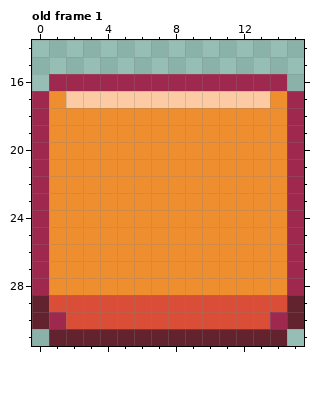
Two states of a pixel-art file, images/quq.aseprite. This is how it looked before the edit.
16x32 pixels, 9 frames. Shown: old frame 1: x 0..15, y 14..31. The commit also changed other frames, which this record leaves out.
Once edited:
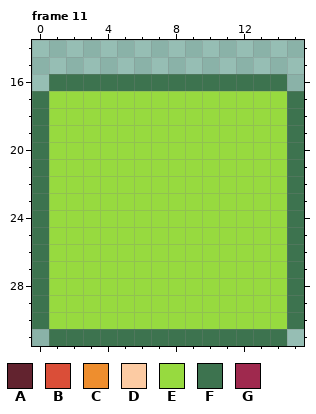
Palette (. is transparent): A #62232f  B #da4e38  C #ee8e2e  D #fccba3  E #97da3f  F #3d734f  G #9f294e
A new or re-ordered frame is compared with the old frame closest to it.
Changes in this commit:
frames 9 -> 14
Changed rows in their new state; - is an unchanged pixel.
Frame 11 is new; against old frame 1:
first column x 0:
16 -FFFFFFFFFFFFFF-
17 FEEEEEEEEEEEEEEF
18 FEEEEEEEEEEEEEEF
19 FEEEEEEEEEEEEEEF
20 FEEEEEEEEEEEEEEF
21 FEEEEEEEEEEEEEEF
22 FEEEEEEEEEEEEEEF
23 FEEEEEEEEEEEEEEF
24 FEEEEEEEEEEEEEEF
25 FEEEEEEEEEEEEEEF
26 FEEEEEEEEEEEEEEF
27 FEEEEEEEEEEEEEEF
28 FEEEEEEEEEEEEEEF
29 FEEEEEEEEEEEEEEF
30 FEEEEEEEEEEEEEEF
31 -FFFFFFFFFFFFFF-
